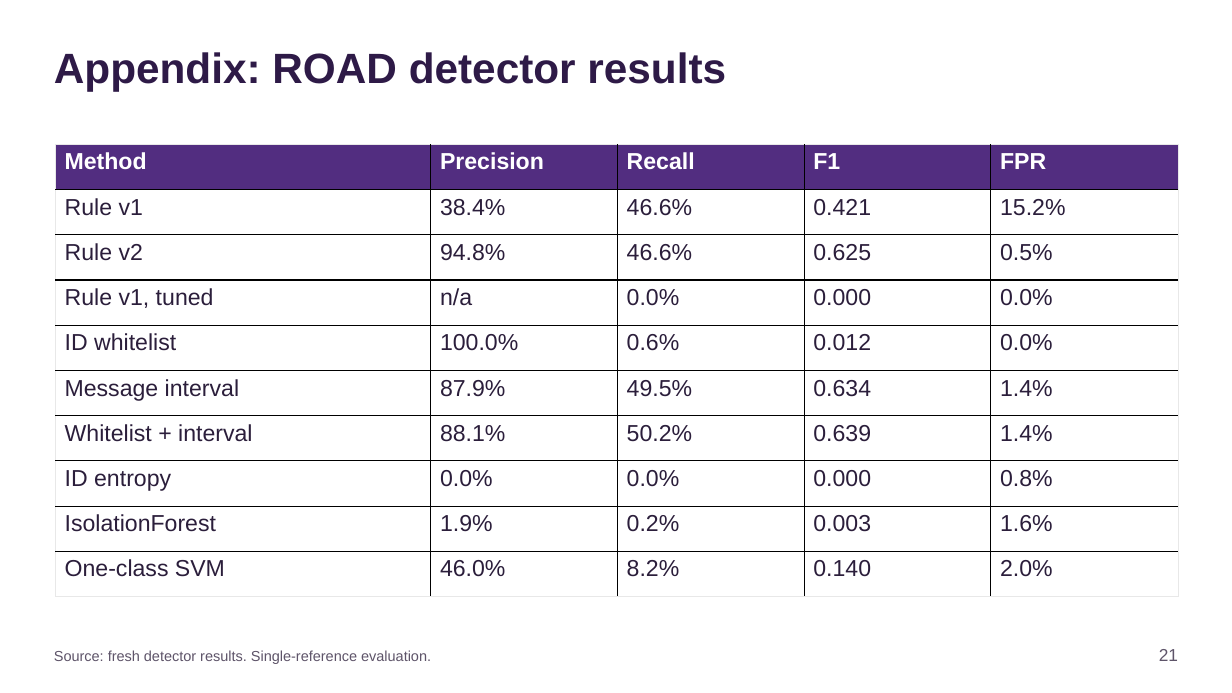
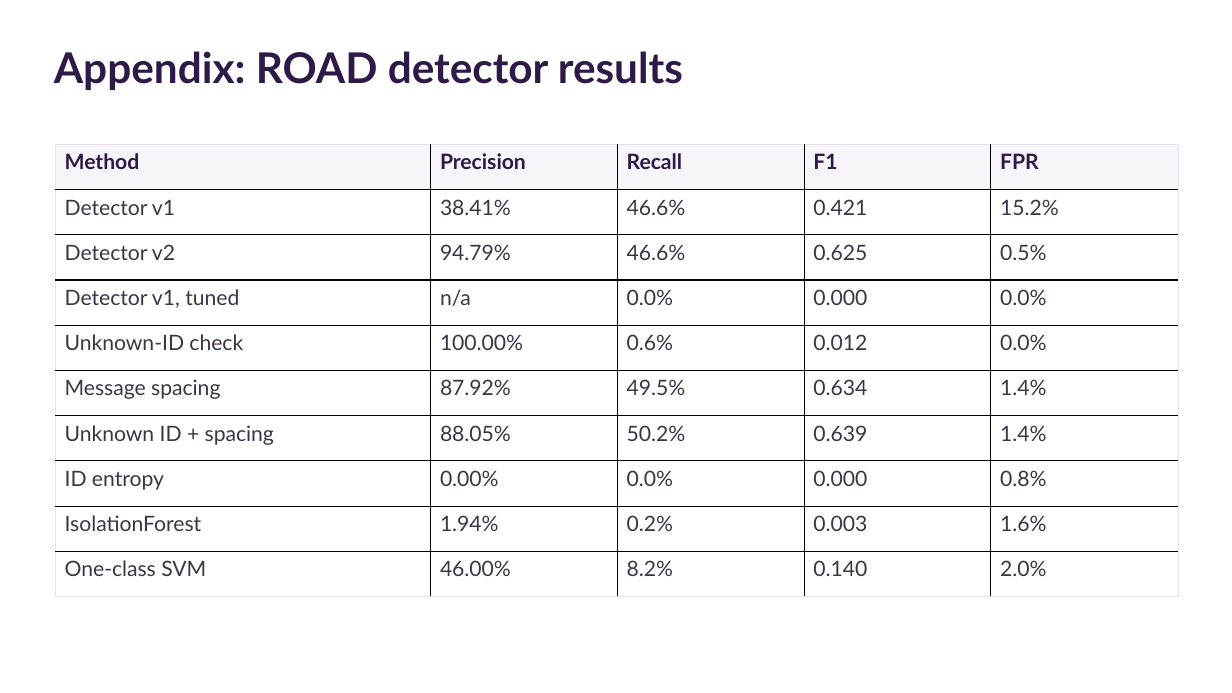
Before and after one commit to SaladbarAlex/CANalyst, a slide deck: slide 21 of output/presentation/CANalyst_Final_Presentation_20min_Class.pptx. Drawn at 1232x693 pixels with LibreOffice and Linux fonts; fonts in the diff are those of the drawing. Boxes give left, top, right and bottom in pixels: in the first picture for what was removed or moved away, otherwise in the second. Text is boxed around its words. In the diff, an @@ line names an element or a change of style, - is before the commit and + after.

```diff
--- a/output/presentation/CANalyst_Final_Presentation_20min_Class.pptx
+++ b/output/presentation/CANalyst_Final_Presentation_20min_Class.pptx
@@ text "Appendix: ROAD detector results" at bbox=[54, 51, 683, 90]: font Arial to Lato @@
@@ table at bbox=[55, 144, 1177, 597] @@
-row 2, column 1: Rule v1
+row 2, column 1: Detector v1
-row 2, column 2: 38.4%
+row 2, column 2: 38.41%
-row 3, column 1: Rule v2
+row 3, column 1: Detector v2
-row 3, column 2: 94.8%
+row 3, column 2: 94.79%
-row 4, column 1: Rule v1, tuned
+row 4, column 1: Detector v1, tuned
-row 5, column 1: ID whitelist
+row 5, column 1: Unknown-ID check
-row 5, column 2: 100.0%
+row 5, column 2: 100.00%
-row 6, column 1: Message interval
+row 6, column 1: Message spacing
-row 6, column 2: 87.9%
+row 6, column 2: 87.92%
-row 7, column 1: Whitelist + interval
+row 7, column 1: Unknown ID + spacing
-row 7, column 2: 88.1%
+row 7, column 2: 88.05%
-row 8, column 2: 0.0%
+row 8, column 2: 0.00%
-row 9, column 2: 1.9%
+row 9, column 2: 1.94%
-row 10, column 2: 46.0%
+row 10, column 2: 46.00%
@@ fill #522D80 to #F7F5F9 in row 1 @@
@@ size 18 to 16.5 pt, font Arial to Lato in "Method", "Precision", "Recall", "F1" and 32 more places @@
@@ text colour #FFFFFF to #2E1A47 in "Method", "Precision", "Recall", "F1" and 1 more places @@
@@ text colour #2B1E3B to #3D3546 in "46.6%", "0.421", "15.2%", "46.6%" and 27 more places @@
@@ borders changed @@
@@ text removed at bbox=[54, 650, 431, 664] @@
-Source: fresh detector results. Single-reference evaluation.
@@ text removed at bbox=[1159, 649, 1178, 661] @@
-21
```
Also in this commit, not shown: 10 other slides changed, 15 slides added, 15 slides removed, 7 other files.
